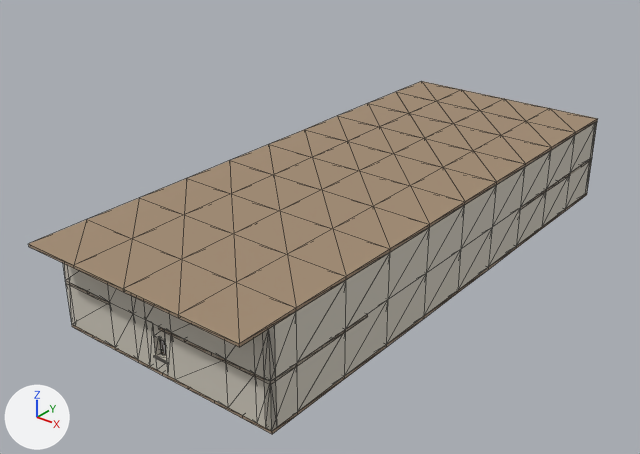
One commit to the glTF model assets/level/garrison/barracks.glb: the scene before it, then after it.
Rendered twice from a camera (50 mm lens) standing at (54.0, -44.2, 28.5) and looking at (21.0, -2.9, 2.9). The lights are fixed; the arrows at lower left show +X, +Y and +Z. The picture after the commit comes second. Mesh edges are drawn as thin lines. Where no turn or scale is listed for an object, it has been applied to the vertices.

Objects in the first picture: 'floor_board_4.046', 'floor_board_4.055', 'floor_board_4.056', 'floor_board_4.065', 'floor_board_4.066', 'floor_board_4.073', 'floor_board_4.074', 'floor_board_4.075', 'floor_board_4.076', 'wall_plaster_4.022', 'wall_plaster_4.024', 'wall_plaster_4.031' and 86 more.
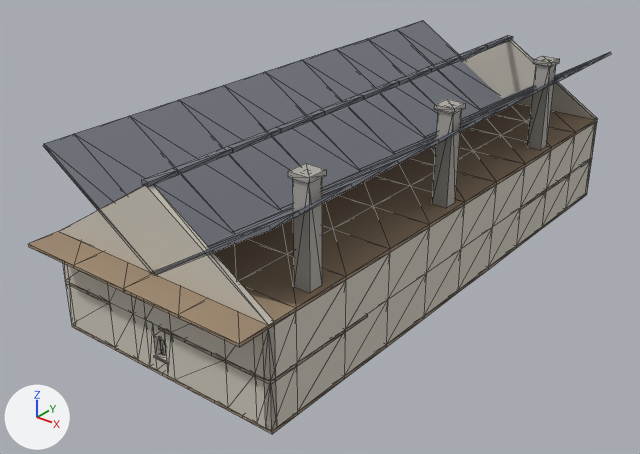
Patch to the scene script:
```diff
--- a/assets/level/garrison/barracks.glb.py
+++ b/assets/level/garrison/barracks.glb.py
@@ me_kit_gable_16 @@
+me_kit_gable_16.from_pydata([(-8.0, -0.2, 0.0), (8.0, -0.2, 0.0), (0.0, -0.2, 5.0), (0.0, 0.2, 5.0), (8.0, 0.2, 0.0), (-8.0, 0.2, 0.0)], [], [(0, 1, 2), (3, 4, 5), (1, 4, 3), (1, 3, 2), (5, 0, 2), (5, 2, 3), (0, 5, 4), (0, 4, 1)])
+me_kit_gable_16.materials.append(mat_plaster)  # light grey #cec8bc
@@ ob_roof_ridge_4x16_009 @@
+ob_roof_ridge_4x16_009 = bpy.data.objects.new('roof_ridge_4x16.009', me_kit_roof_ridge_4x16)  # 24 vertices, 36 faces; spans x -2.0..2.0, y -8.3..8.3, z -0.2..5.2; in mat_slate (grey #767981)
+ob_roof_ridge_4x16_009.location = (22.0, -14.0, 6.2)
+ob_roof_ridge_4x16_009.rotation_euler = (0.0, 0.0, 1.571)  # degrees (0, 0, 90)
@@ ob_roof_ridge_4x16_008 @@
+ob_roof_ridge_4x16_008 = bpy.data.objects.new('roof_ridge_4x16.008', me_kit_roof_ridge_4x16)  # 24 vertices, 36 faces; spans x -2.0..2.0, y -8.3..8.3, z -0.2..5.2; in mat_slate (grey #767981)
+ob_roof_ridge_4x16_008.location = (22.0, -10.0, 6.2)
+ob_roof_ridge_4x16_008.rotation_euler = (0.0, 0.0, 1.571)  # degrees (0, 0, 90)
@@ ob_roof_ridge_4x16_007 @@
+ob_roof_ridge_4x16_007 = bpy.data.objects.new('roof_ridge_4x16.007', me_kit_roof_ridge_4x16)  # 24 vertices, 36 faces; spans x -2.0..2.0, y -8.3..8.3, z -0.2..5.2; in mat_slate (grey #767981)
+ob_roof_ridge_4x16_007.location = (22.0, -6.0, 6.2)
+ob_roof_ridge_4x16_007.rotation_euler = (0.0, 0.0, 1.571)  # degrees (0, 0, 90)
@@ ob_roof_ridge_4x16_006 @@
+ob_roof_ridge_4x16_006 = bpy.data.objects.new('roof_ridge_4x16.006', me_kit_roof_ridge_4x16)  # 24 vertices, 36 faces; spans x -2.0..2.0, y -8.3..8.3, z -0.2..5.2; in mat_slate (grey #767981)
+ob_roof_ridge_4x16_006.location = (22.0, -2.0, 6.2)
+ob_roof_ridge_4x16_006.rotation_euler = (0.0, 0.0, 1.571)  # degrees (0, 0, 90)
@@ ob_roof_ridge_4x16_005 @@
+ob_roof_ridge_4x16_005 = bpy.data.objects.new('roof_ridge_4x16.005', me_kit_roof_ridge_4x16)  # 24 vertices, 36 faces; spans x -2.0..2.0, y -8.3..8.3, z -0.2..5.2; in mat_slate (grey #767981)
+ob_roof_ridge_4x16_005.location = (22.0, 2.0, 6.2)
+ob_roof_ridge_4x16_005.rotation_euler = (0.0, 0.0, 1.571)  # degrees (0, 0, 90)
@@ ob_roof_ridge_4x16_004 @@
+ob_roof_ridge_4x16_004 = bpy.data.objects.new('roof_ridge_4x16.004', me_kit_roof_ridge_4x16)  # 24 vertices, 36 faces; spans x -2.0..2.0, y -8.3..8.3, z -0.2..5.2; in mat_slate (grey #767981)
+ob_roof_ridge_4x16_004.location = (22.0, 6.0, 6.2)
+ob_roof_ridge_4x16_004.rotation_euler = (0.0, 0.0, 1.571)  # degrees (0, 0, 90)
@@ ob_roof_ridge_4x16_003 @@
+ob_roof_ridge_4x16_003 = bpy.data.objects.new('roof_ridge_4x16.003', me_kit_roof_ridge_4x16)  # 24 vertices, 36 faces; spans x -2.0..2.0, y -8.3..8.3, z -0.2..5.2; in mat_slate (grey #767981)
+ob_roof_ridge_4x16_003.location = (22.0, 10.0, 6.2)
+ob_roof_ridge_4x16_003.rotation_euler = (0.0, 0.0, 1.571)  # degrees (0, 0, 90)
@@ ob_roof_ridge_4x16_002 @@
+ob_roof_ridge_4x16_002 = bpy.data.objects.new('roof_ridge_4x16.002', me_kit_roof_ridge_4x16)  # 24 vertices, 36 faces; spans x -2.0..2.0, y -8.3..8.3, z -0.2..5.2; in mat_slate (grey #767981)
+ob_roof_ridge_4x16_002.location = (22.0, 14.0, 6.2)
+ob_roof_ridge_4x16_002.rotation_euler = (0.0, 0.0, 1.571)  # degrees (0, 0, 90)
@@ ob_roof_ridge_4x16_001 @@
+ob_roof_ridge_4x16_001 = bpy.data.objects.new('roof_ridge_4x16.001', me_kit_roof_ridge_4x16)  # 24 vertices, 36 faces; spans x -2.0..2.0, y -8.3..8.3, z -0.2..5.2; in mat_slate (grey #767981)
+ob_roof_ridge_4x16_001.location = (22.0, 18.0, 6.2)
+ob_roof_ridge_4x16_001.rotation_euler = (0.0, 0.0, 1.571)  # degrees (0, 0, 90)
@@ ob_roof_ridge_2x16_001 @@
+ob_roof_ridge_2x16_001 = bpy.data.objects.new('roof_ridge_2x16.001', me_kit_roof_ridge_2x16)  # 24 vertices, 36 faces; spans x -8.3..8.3, y -1.0..1.0, z -0.2..5.2; in mat_slate (grey #767981)
+ob_roof_ridge_2x16_001.location = (22.0, -17.0, 6.2)
@@ ob_gable_16_002 @@
+ob_gable_16_002 = bpy.data.objects.new('gable_16.002', me_kit_gable_16)
+ob_gable_16_002.location = (22.0, -17.8, 6.2)
@@ ob_gable_16_001 @@
+ob_gable_16_001 = bpy.data.objects.new('gable_16.001', me_kit_gable_16)
+ob_gable_16_001.location = (22.0, 19.8, 6.2)
@@ ob_chimney_6_003 @@
+ob_chimney_6_003 = bpy.data.objects.new('chimney_6.003', me_kit_chimney_6)  # a box spanning x -0.5..0.5, y -0.5..0.5, z 0.0..6.0, material slot 0; a box spanning x -0.65..0.65, y -0.65..0.65, z 6.0..6.3, material slot 0; a box spanning x -0.25..0.25, y -0.25..0.25, z 6.18..6.22, material slot 1; in mat_ashlar (grey #adaaa4), mat_pitch (brown #554b3f)
+ob_chimney_6_003.location = (29.1, -14.0, 6.2)
@@ ob_chimney_6_002 @@
+ob_chimney_6_002 = bpy.data.objects.new('chimney_6.002', me_kit_chimney_6)  # a box spanning x -0.5..0.5, y -0.5..0.5, z 0.0..6.0, material slot 0; a box spanning x -0.65..0.65, y -0.65..0.65, z 6.0..6.3, material slot 0; a box spanning x -0.25..0.25, y -0.25..0.25, z 6.18..6.22, material slot 1; in mat_ashlar (grey #adaaa4), mat_pitch (brown #554b3f)
+ob_chimney_6_002.location = (29.1, -1.0, 6.2)
@@ ob_chimney_6_001 @@
+ob_chimney_6_001 = bpy.data.objects.new('chimney_6.001', me_kit_chimney_6)  # a box spanning x -0.5..0.5, y -0.5..0.5, z 0.0..6.0, material slot 0; a box spanning x -0.65..0.65, y -0.65..0.65, z 6.0..6.3, material slot 0; a box spanning x -0.25..0.25, y -0.25..0.25, z 6.18..6.22, material slot 1; in mat_ashlar (grey #adaaa4), mat_pitch (brown #554b3f)
+ob_chimney_6_001.location = (29.1, 11.5, 6.2)
```

What differs and where, as boxes [x1, y1, x2, y2] in the pictures (640 x 454 px):
'gable_16.002', added
    after: [59, 185, 274, 325]
'roof_ridge_4x16.008', added
    after: [130, 100, 399, 232]
'roof_ridge_4x16.009', added
    after: [74, 116, 353, 247]
'roof_ridge_4x16.007', added
    after: [180, 85, 439, 208]
'roof_ridge_4x16.006', added
    after: [224, 72, 476, 188]
'roof_ridge_4x16.005', added
    after: [265, 60, 508, 169]
'roof_ridge_4x16.004', added
    after: [303, 49, 538, 152]
'roof_ridge_2x16.001', added
    after: [43, 134, 300, 275]
'roof_ridge_4x16.003', added
    after: [336, 39, 564, 136]
'chimney_6.003', added
    after: [288, 163, 327, 293]
'gable_16.001', added
    after: [463, 39, 598, 120]
'roof_ridge_4x16.002', added
    after: [367, 29, 589, 119]
'roof_ridge_4x16.001', added
    after: [397, 20, 611, 109]
'chimney_6.002', added
    after: [432, 99, 466, 208]
'chimney_6.001', added
    after: [527, 55, 560, 150]
'floor_board_4.055', unchanged, covered by the edit
    before: [132, 215, 233, 259]
'floor_board_4.045', unchanged, covered by the edit
    before: [87, 198, 183, 238]
'floor_board_4.054', unchanged, covered by the edit
    before: [185, 194, 280, 234]
'floor_board_4.044', unchanged, covered by the edit
    before: [140, 178, 231, 215]
